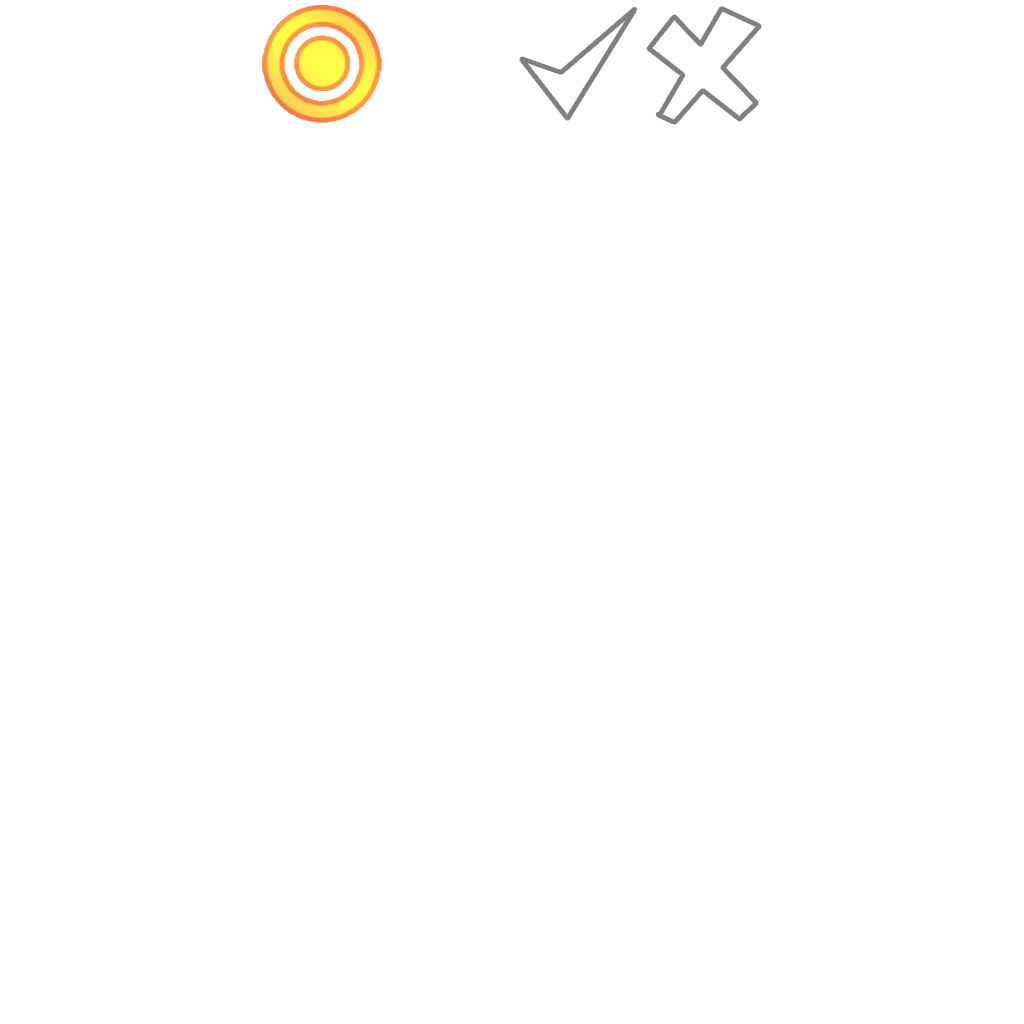
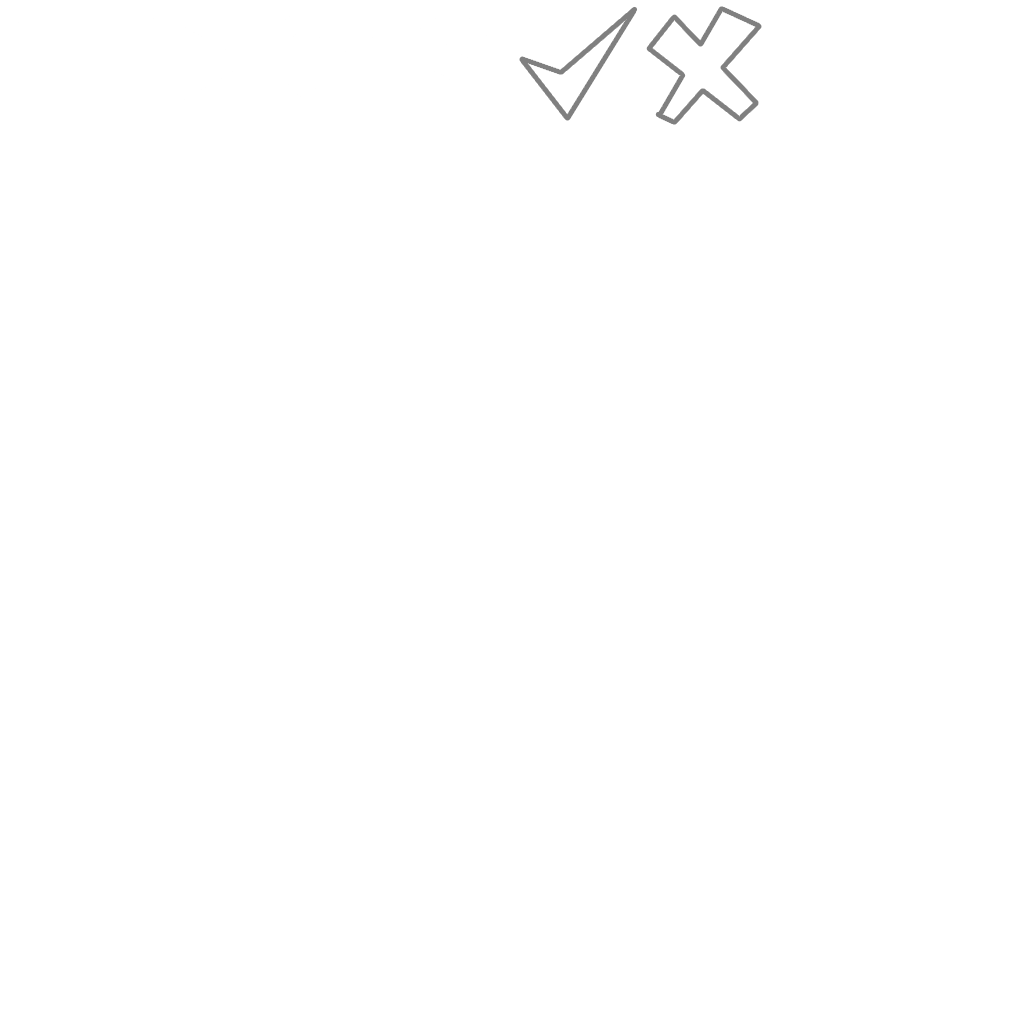
Layers edited between the first and the second 1024 × 1024 image:
added layer "Symbol_Geo copy" above "Symbol_Geo" over [266, 9, 377, 118]
hid "Symbol_Geo" over [266, 9, 377, 118]
